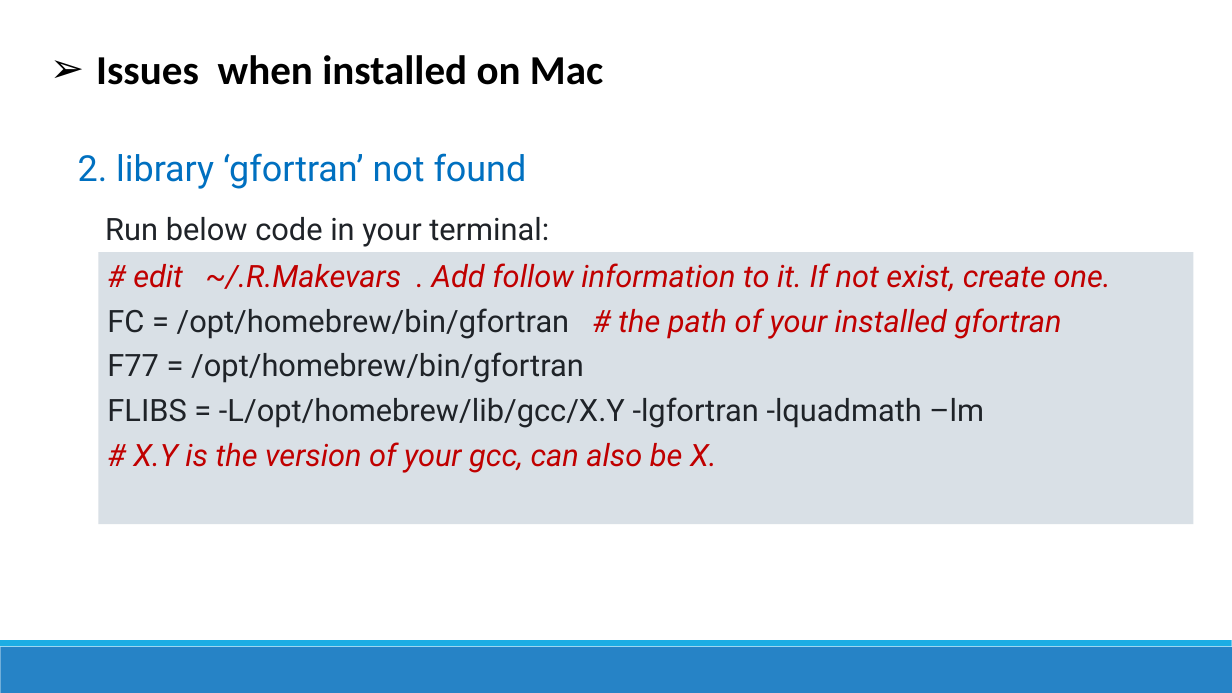
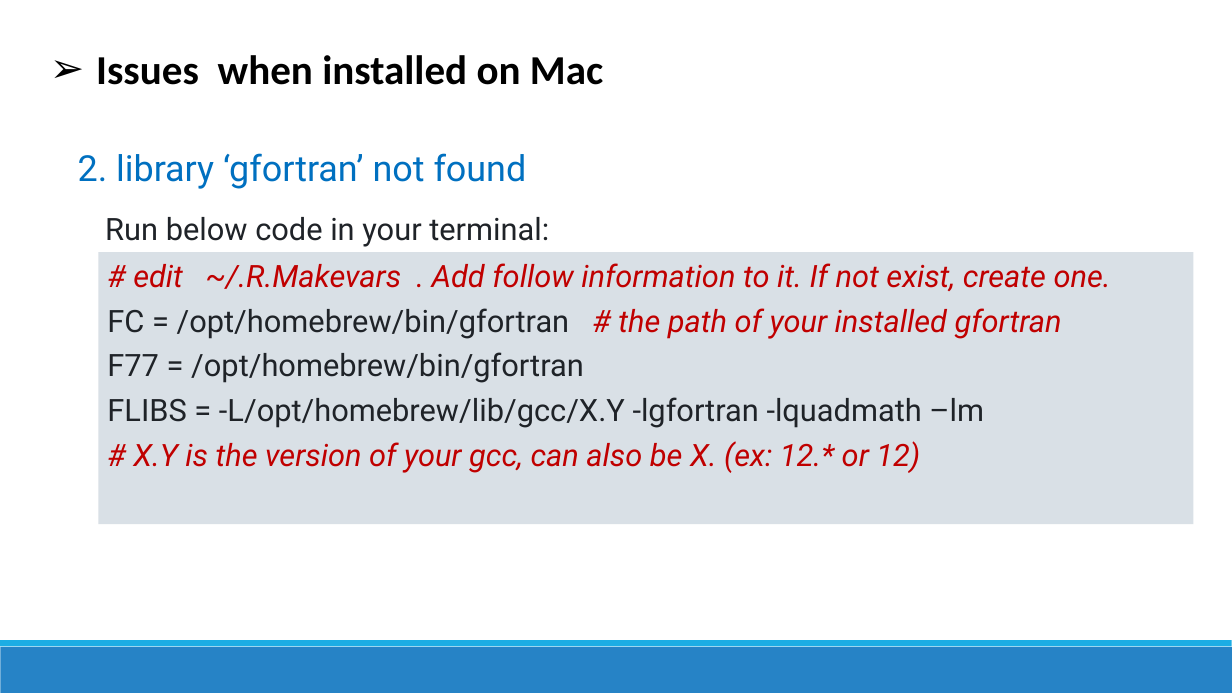
Before and after one commit to CAU-TeamLiuJF/GOplan, a slide deck: slide 8 of GOplan_Instruction.pptx. Drawn at 1232x693 pixels with LibreOffice and Linux fonts; fonts in the diff are those of the drawing. Boxes give left, top, right and bottom in pixels: in the first picture for what was removed or moved away, otherwise in the second. Text is boxed around its words. In the diff, an @@ line names an element or a change of style, - is before the commit and + after.

```diff
--- a/GOplan_Instruction.pptx
+++ b/GOplan_Instruction.pptx
@@ text in rectangle at <box>133,441,920,473</box>: text changed @@
-# X.Y is the version of your gcc, can also be X.
+# X.Y is the version of your gcc, can also be X. (ex: 12.* or 12)
```
Also in this commit, not shown: 1 other file.
